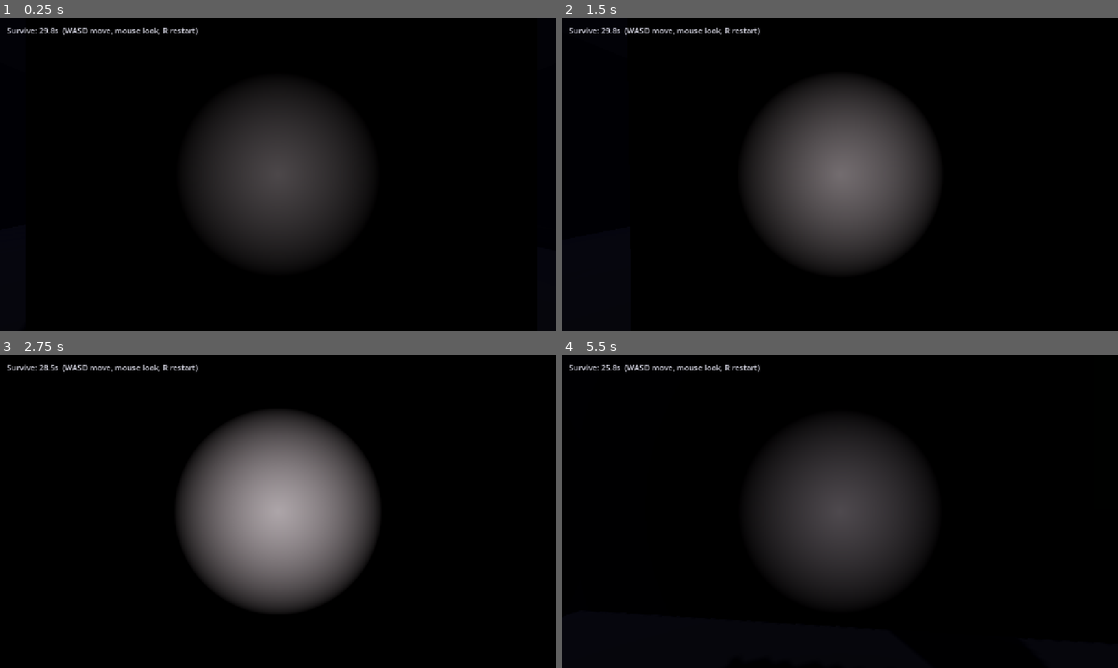
Above: before the commit, frames 1-4 (two rows, left to right).
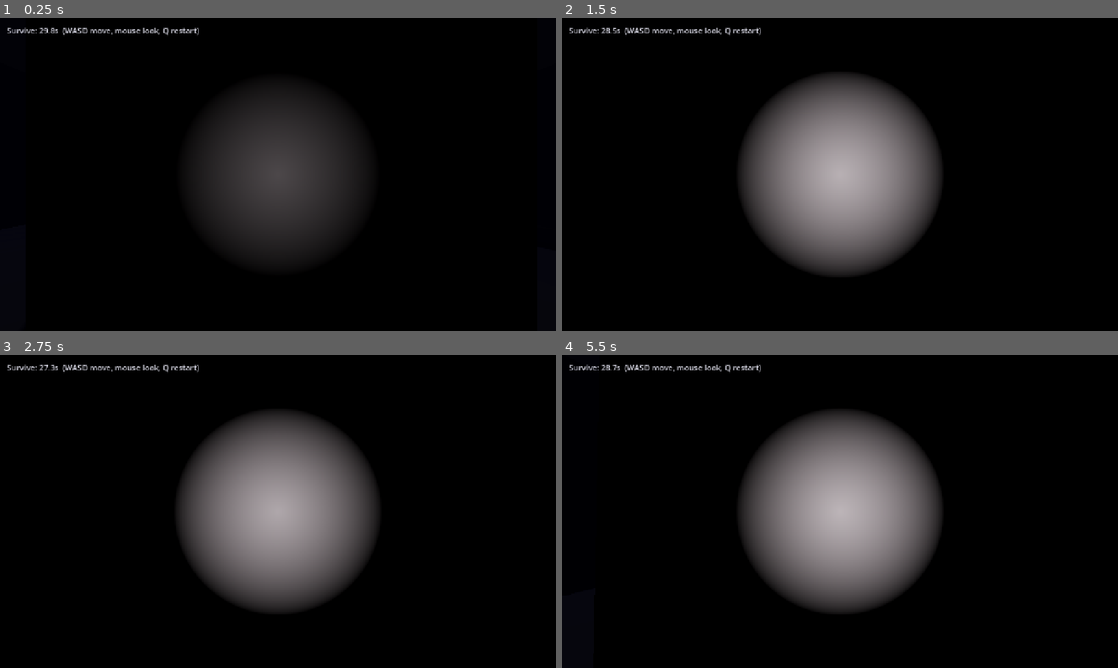
Above: after the commit, the same moments.

Repository: laim-1/LasVegas
Game: Godot game, scene res://scenes/main.tscn
The game is run twice, just before and just after one commit, with the same random seed, the same clock (stepped at 60 frames per second) and the same inputs.
Inputs (mouse positions are in pixels of both pictures, inside the frame that each line leads up to):
- Up to frame 1 (0.25 s): no input
- Up to frame 2 (1.5 s): tap Enter at 0.5 s; move the mouse to (867, 174) at 0.52 s; hold W (move_forward) from 0.53 s (still down); click (867, 174) at 0.67 s; tap R (restart, bound only before the commit) at 1.25 s; move the mouse to (812, 174) at 1.27 s; click (812, 174) at 1.42 s
- Up to frame 3 (2.75 s): keep holding W (move_forward); move the mouse to (289, 505) at 2.02 s; click (289, 505) at 2.17 s
- Up to frame 4 (5.5 s): keep holding W (move_forward); tap Q (restart, bound only after the commit) at 2.75, 4.15 s; move the mouse to (834, 517) at 2.77 s; click (834, 517) at 2.92 s; move the mouse to (878, 514) at 3.52 s; click (878, 514) at 3.67 s; move the mouse to (795, 508) at 4.27 s; click (795, 508) at 4.42 s; move the mouse to (845, 511) at 5.02 s; click (845, 511) at 5.17 s

The runs differ from the first frame. In frame 1, less than 0.1% of the frame differs, in the area x 29-36%, y 3-6%; in frame 2, 16%; in frame 3, 0.1%; in frame 4, 18%, in the area x 7-69%, y 3-82%.

Commit message:
Bind restart to Q
Co-authored-by: Cursor <cursoragent@cursor.com>

Diff:
--- a/godot/project.godot
+++ b/godot/project.godot
@@ -50,7 +50,7 @@
 }
 restart={
 "deadzone": 0.5,
-"events": [Object(InputEventKey,"resource_local_to_scene":fa …(141 unchanged characters)… ":false,"keycode":0,"physical_keycode":82,"key_label":0,"unicode":0,"location":0,"echo":false,"script":null)
+"events": [Object(InputEventKey,"resource_local_to_scene":fa …(141 unchanged characters)… ":false,"keycode":0,"physical_keycode":81,"key_label":0,"unicode":0,"location":0,"echo":false,"script":null)
 ]
 }
 
--- a/godot/scripts/game_manager.gd
+++ b/godot/scripts/game_manager.gd
@@ -46,9 +46,9 @@
 	match mode:
 		Mode.PLAYING:
 			var remaining := maxf(0.0, SURVIVE_SECONDS - elapsed_seconds)
-			return "Survive: %.1fs  (WASD move, mouse look, R restart)" % remaining
+			return "Survive: %.1fs  (WASD move, mouse look, Q restart)" % remaining
 		Mode.DEAD:
-			return "You were caught. Press R to restart."
+			return "You were caught. Press Q to restart."
 		Mode.WON:
-			return "You survived! Press R to play again."
+			return "You survived! Press Q to play again."
 	return ""
Not shown, changed: godot/README.md
